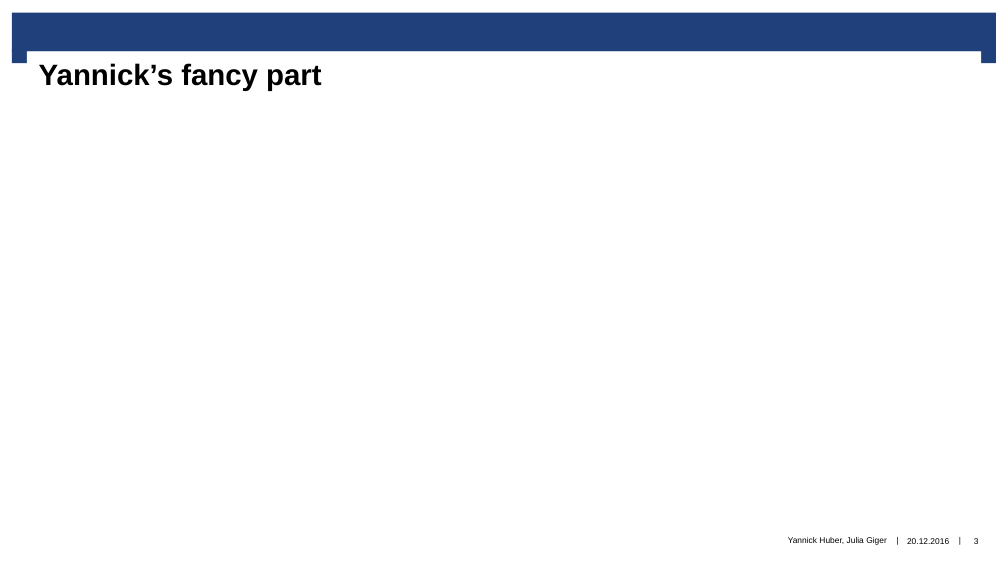
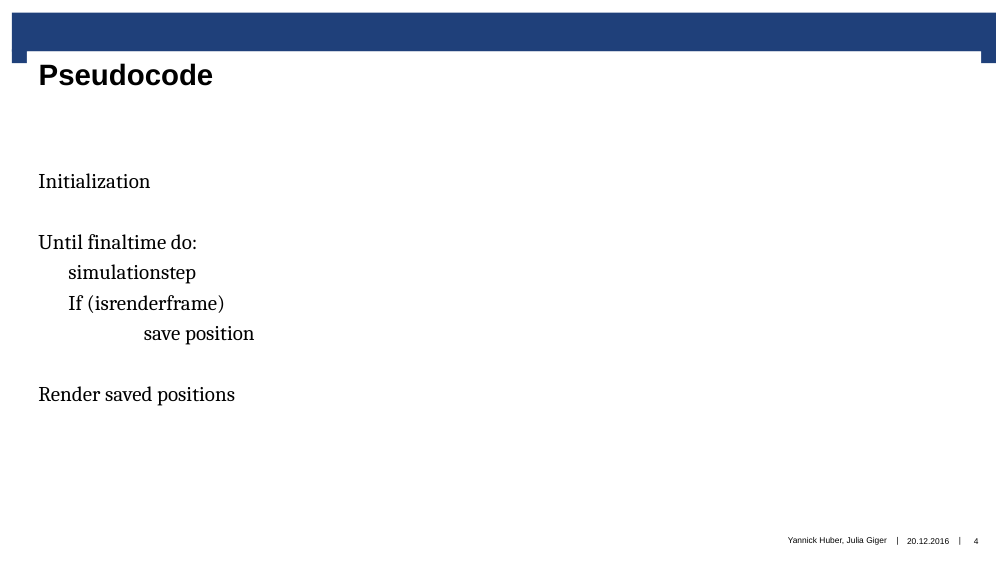
Before and after one commit to JuG16/pbs, a slide deck: slide 4 of project/final_presentation.pptx (slide 3 before the commit). Drawn at 1008x567 pixels with LibreOffice and Linux fonts; fonts in the diff are those of the drawing; grey boxes stand for pictures; background and template pictures are left out. Boxes give left, top, right and bottom in pixels: in the first picture for what was removed or moved away, otherwise in the second. Text is boxed around its words. In the diff, an @@ line names an element or a change of style, - is before the commit and + after.

Commit message:
my (not so fancy) part

```diff
--- a/project/final_presentation.pptx
+++ b/project/final_presentation.pptx
@@ title at <box>39,63,214,86</box>: text changed @@
-Yannick’s fancy part
+Pseudocode
@@ text added at <box>38,173,255,406</box>, 20 pt, text #000000 @@
+Initialization
+Until finaltime do:
+simulationstep
+If (isrenderframe)
+save position
+Render saved positions
```
Also in this commit, not shown: 2 slides added.
